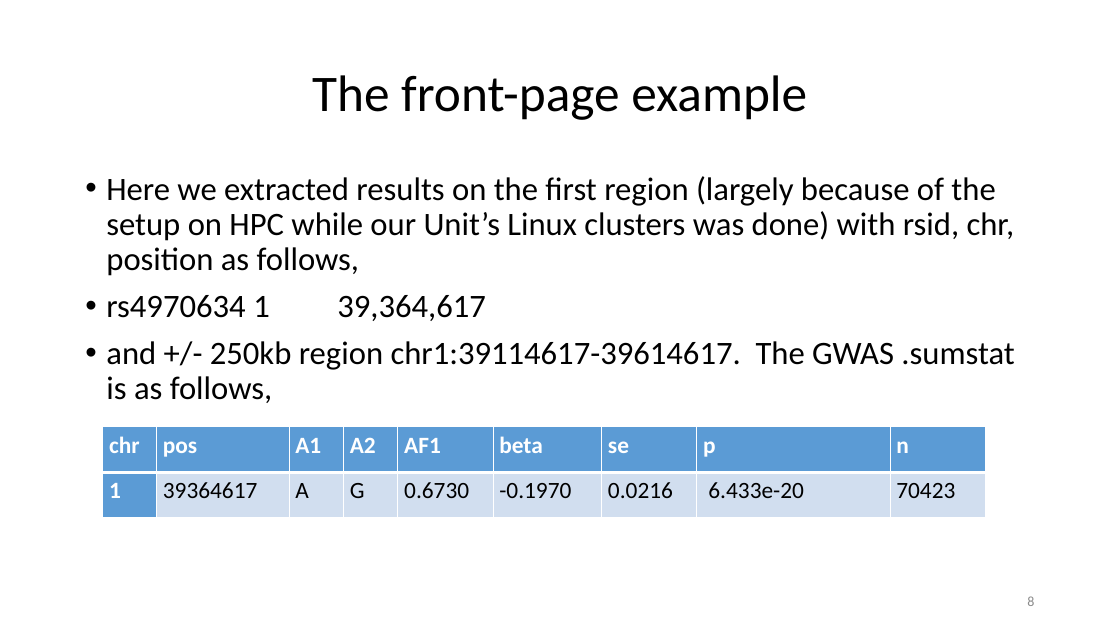
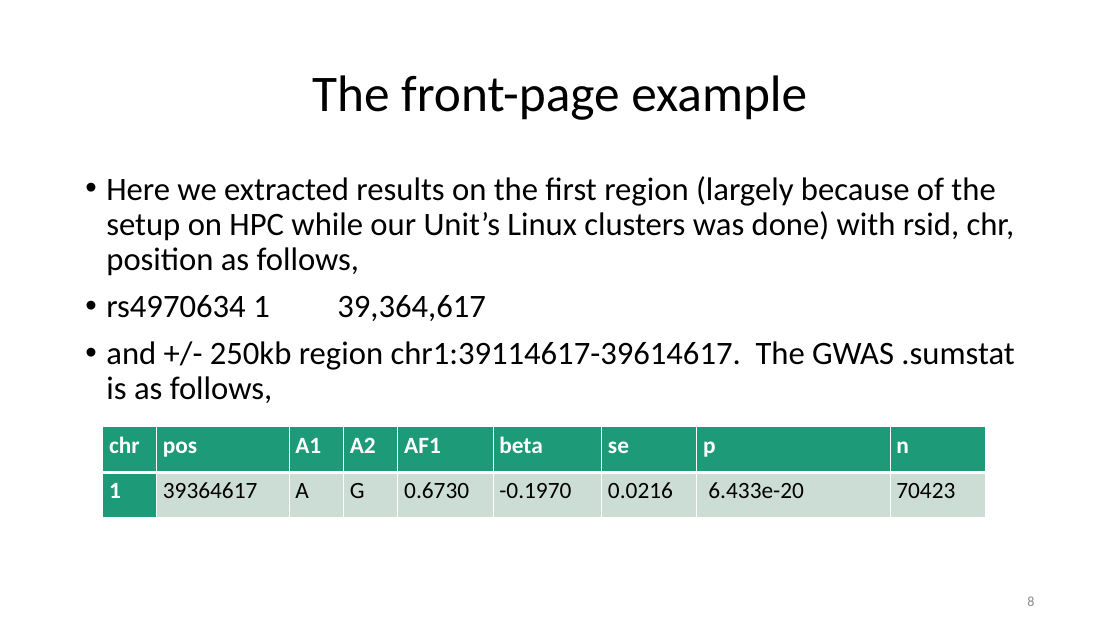
Before and after one commit to jinghuazhao/FM-pipeline, a slide deck: slide 8 of README.pptx. Drawn at 1120x630 pixels with LibreOffice and Linux fonts; fonts in the diff are those of the drawing. Boxes give left, top, right and bottom in pixels: in the first picture for what was removed or moved away, otherwise in the second. Text is boxed around its words. In the diff, an @@ line names an element or a change of style, - is before the commit and + after.

```diff
--- a/README.pptx
+++ b/README.pptx
@@ table at (x1=103, y1=427, x2=986, y2=518) @@
@@ fill #5B9BD5 to #1D9A78 in 10 cells @@
@@ fill #D2DEEF to #CDDED6 in 8 cells @@
```
Also in this commit, not shown: 7 other slides changed.
